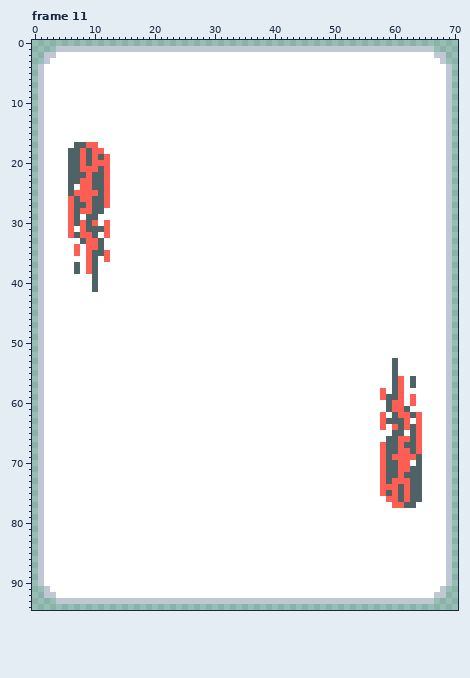
Edited in one commit: pixel-art file (Sprites/Enhancers.ase). The picture above is the old version.
71x95 pixels, 35 frames. Shown: frame 11.
After:
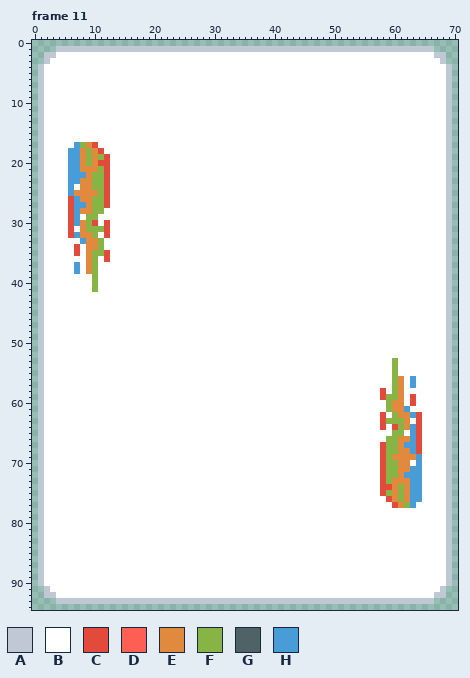
Palette (. is transparent): A #c0c8d6  B #ffffff  C #e24b3b  D #fe5f55  E #e1893d  F #87b445  G #4f6367  H #489cd7
The edit:
Changed rows in their new state; - is an unchanged pixel.
Frame 11, layer "Layer 1":
first column x 6:
17 -HFEC--
18 HHEFEC-
19 HHEFEFC
20 HHEFECC
21 HHEEEFC
22 HHHEFFC
23 HHEEFFC
24 H-EEFFC
25 HEEEEFC
26 CHEEFFC
27 CHHEFFC
28 CHEEFF-
29 CH-FF--
30 CHEFC-C
31 C-EFFFC
32 CHEEF-C
33 --HEEF-
34 -C-EEF-
35 -C-EFFC
36 ---EF-C
37 -H-EF--
38 -H-EF--
39 ----F--
40 ----F--
41 ----F--
first column x 58:
53 --F----
54 --F----
55 --F----
56 --FE-H-
57 --FE-H-
58 C-FE---
59 CFFE-C-
60 -FEE-C-
61 -FEEH--
62 C-FEEHC
63 CFFFE-C
64 C-CFEHC
65 --FF-HC
66 -FFEEHC
67 CFFEHHC
68 CFFEEHC
69 CFEEEEH
70 CFFEE-H
71 CFFEEHH
72 CFFEHHH
73 CFEEEHH
74 CCEFEHH
75 CFEFEHH
76 -CEFEHH
77 --CEFH-
Pixel boxes of the changes (left, top, right, bottom) in both pictures:
changed: (68, 142, 110, 292)
changed: (380, 358, 422, 508)
